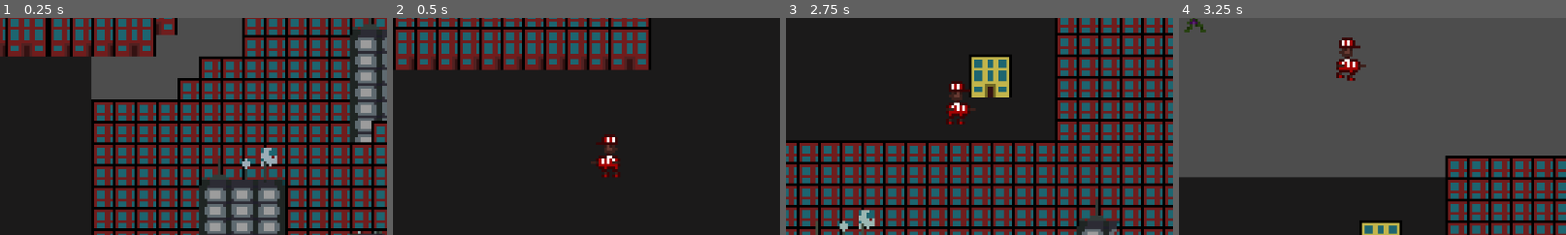
Above: before the commit, frames 1-4 (left to right).
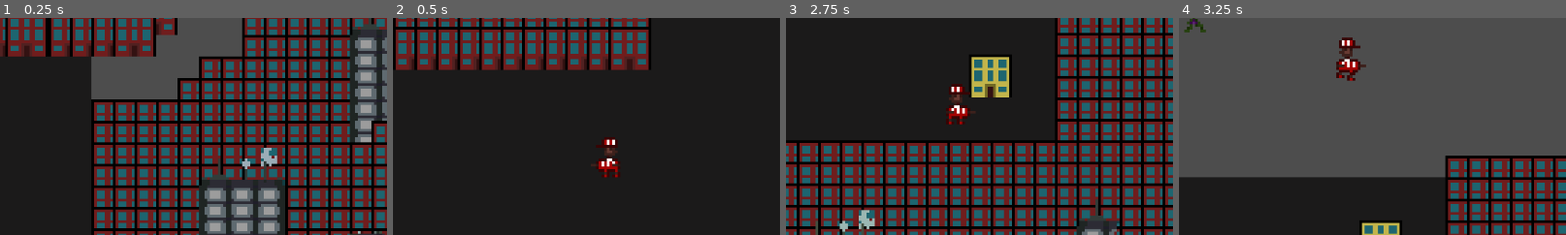
Above: after the commit, the same moments.

Repository: Lila-Kuhlt/Close-Encounters-of-the-Jeff-Kind
Game: Godot game, scene res://scenes/UI/TitleScreen.tscn
Same seed, same stepped clock (60 frames per second), same inputs: the game is played once before the commit and once after it.
Inputs:
- Up to frame 1 (0.25 s): no input
- Up to frame 2 (0.5 s): no input
- Up to frame 3 (2.75 s): hold D (right) 0.53-1.28 s; tap Space (dash) at 0.6, 1.35, 2.1 s; hold S (down) 1.28-2.03 s; hold D (right) from 2.03 s (still down)
- Up to frame 4 (3.25 s): release D (right) at 2.78 s; hold W (up) from 2.78 s (still down); tap Space (dash) at 2.85 s
The pictures show only the part of the screen within x 28-78%, y 31-80%; the shares and areas given below are measured in that part.

Frame 1 is identical in both runs. In frame 2, 0.5% of the frame differs, in the area x 51-59%, y 53-71%; in frame 3, 0.5%; in frame 4, nothing differs.

Commit message:
Add idle animation to player

Diff:
--- a/godot/scenes/Player.tscn
+++ b/godot/scenes/Player.tscn
@@ -86,21 +86,6 @@
 "values": [1]
 }
 
-[sub_resource type="Animation" id="Animation_ee4f6"]
-resource_name = "idle"
-tracks/0/type = "value"
-tracks/0/imported = false
-tracks/0/enabled = true
-tracks/0/path = NodePath("Character:frame")
-tracks/0/interp = 1
-tracks/0/loop_wrap = true
-tracks/0/keys = {
-"times": PackedFloat32Array(0),
-"transitions": PackedFloat32Array(1),
-"update": 1,
-"values": [0]
-}
-
 [sub_resource type="Animation" id="Animation_l8ky0"]
 resource_name = "walk"
 length = 0.8
@@ -114,13 +99,29 @@
 "times": PackedFloat32Array(0, 0.2, 0.4, 0.6),
 "transitions": PackedFloat32Array(1, 1, 1, 1),
 "update": 1,
-"values": [1, 2, 3, 4]
+"values": [4, 5, 6, 7]
+}
+
+[sub_resource type="Animation" id="Animation_77a41"]
+resource_name = "idle"
+length = 0.8
+tracks/0/type = "value"
+tracks/0/imported = false
+tracks/0/enabled = true
+tracks/0/path = NodePath("Character:frame")
+tracks/0/interp = 1
+tracks/0/loop_wrap = true
+tracks/0/keys = {
+"times": PackedFloat32Array(0, 0.2, 0.4, 0.6),
+"transitions": PackedFloat32Array(1, 1, 1, 1),
+"update": 1,
+"values": [0, 1, 2, 3]
 }
 
 [sub_resource type="AnimationLibrary" id="AnimationLibrary_57kes"]
 _data = {
 "RESET": SubResource("Animation_m34xj"),
-"idle": SubResource("Animation_ee4f6"),
+"idle": SubResource("Animation_77a41"),
 "walk": SubResource("Animation_l8ky0")
 }
 
@@ -134,7 +135,8 @@
 
 [node name="Character" type="Sprite2D" parent="."]
 texture = ExtResource("2_8uldn")
-hframes = 5
+hframes = 4
+vframes = 2
 frame = 1
 
 [node name="HitBox" type="Area2D" parent="."]
Binary file changed: godot/assets/Jeff.png
